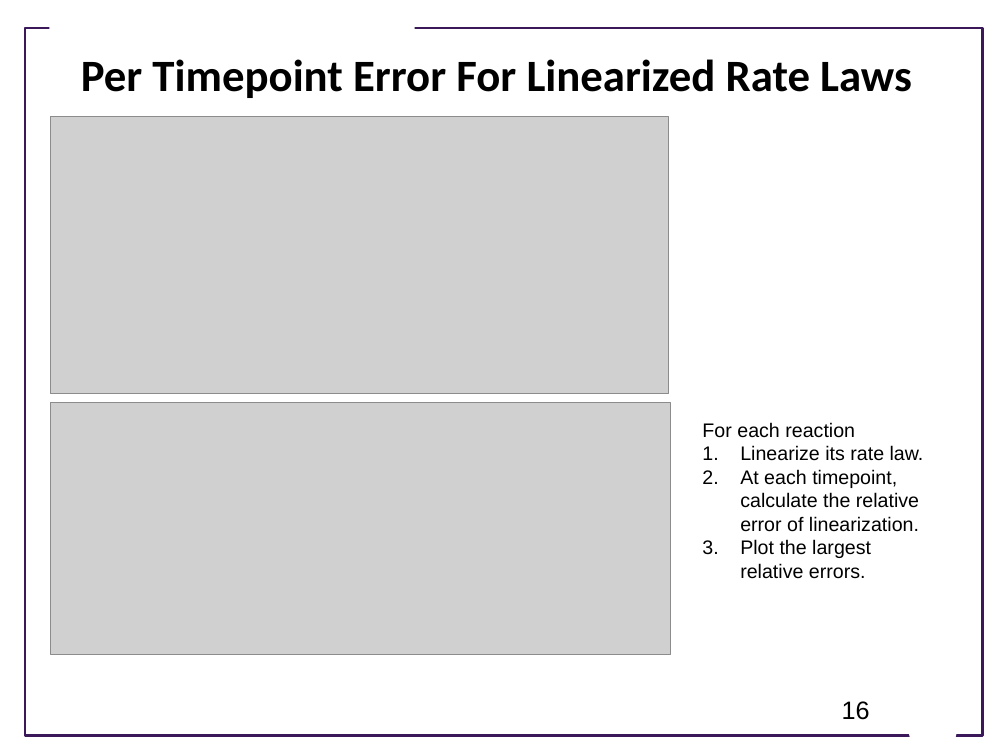
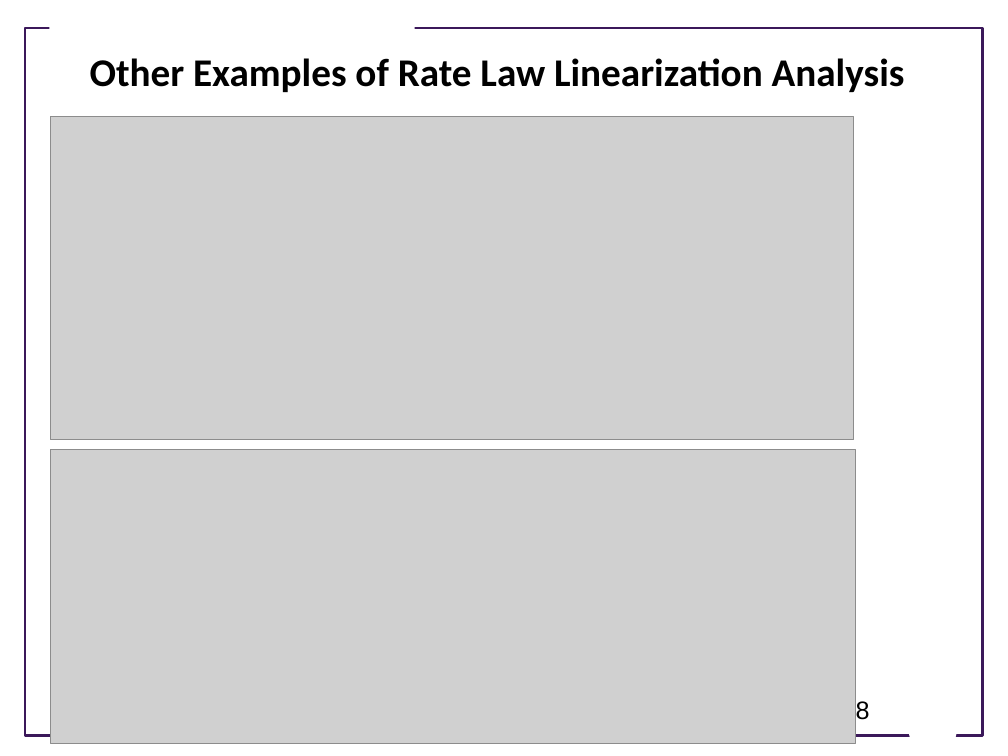
Before and after one commit to joseph-hellerstein/biomodels_linearity, a slide deck: slide 18 of docs/How Nonlinear is BioModels.pptx (slide 16 before the commit). Drawn at 1008x756 pixels with LibreOffice and Linux fonts; fonts in the diff are those of the drawing; grey boxes stand for pictures; background and template pictures are left out. Boxes give left, top, right and bottom in pixels: in the first picture for what was removed or moved away, otherwise in the second. Text is boxed around its words. In the diff, an @@ line names an element or a change of style, - is before the commit and + after.

```diff
--- a/docs/How Nonlinear is BioModels.pptx
+++ b/docs/How Nonlinear is BioModels.pptx
@@ title at [90,58,905,92]: text changed; size 32 to 28 pt @@
-Per Timepoint Error For Linearized Rate Laws
+Other Examples of Rate Law Linearization Analysis
@@ picture: place and size @@
-picture at [50,117,669,394]
+picture at [50,117,854,439]
@@ text removed at [702,422,924,579] @@
-For each reaction
-1. Linearize its rate law.
-2. At each timepoint, calculate the relative error of linearization.
-3. Plot the largest relative errors.
@@ picture: place and size @@
-picture at [50,402,670,654]
+picture at [50,450,856,743]
@@ page number at [842,698,870,724]: text changed @@
-16
+18
```
Also in this commit, not shown: 12 other slides changed, 6 slides added, 1 slide removed, 3 other files.
